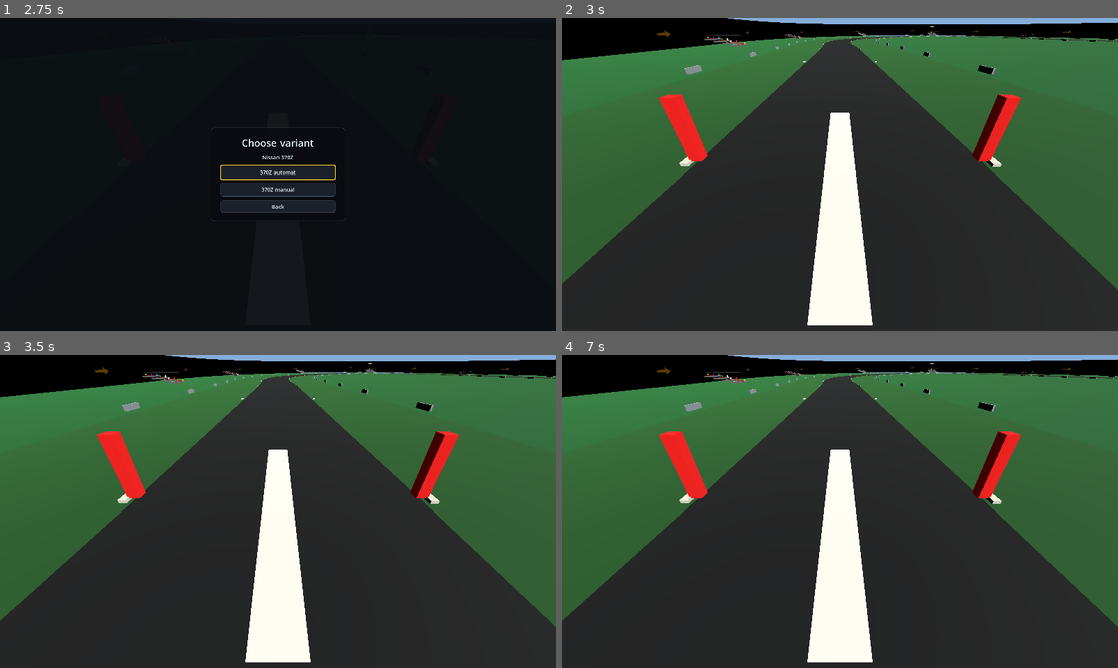
Above: before the commit, frames 1-4 (two rows, left to right).
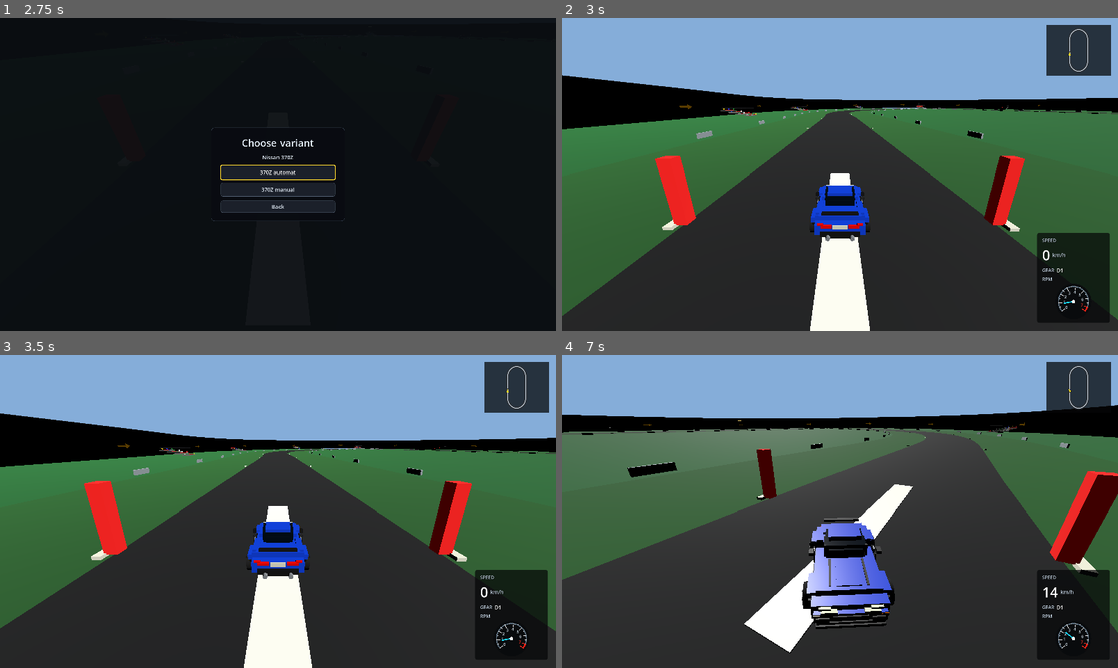
Above: after the commit, the same moments.

Repository: Dziuras98/car-game
Game: Godot game, scene res://scenes/startup.tscn
Same seed, same stepped clock (60 frames per second), same inputs: the game is played once before the commit and once after it.
Inputs:
- Up to frame 1 (2.75 s): click "Free drive" at 0.5 s; click "Prosty owal" at 1.25 s; click "Nissan 370Z" at 2 s
- Up to frame 2 (3 s): click "370Z automat" at 2.75 s
- Up to frame 3 (3.5 s): no input
- Up to frame 4 (7 s): hold Right (steer-right) 3.53-4.28 s; hold C (camera-back) 3.53-4.28 s; hold Down (brake) 4.28-5.03 s; tap T (switch-car) at 4.35, 5.85 s; hold Right (steer-right) 5.03-5.78 s; hold C (camera-back) 5.03-5.78 s; hold Up (accelerate) 5.78-6.53 s; hold Left (steer-left) from 6.53 s (still down); hold C (camera-back) from 6.53 s (still down)

Frame 1 is identical in both runs. In frame 2, 49% of the frame differs, in the area x 0-100%, y 0-100%; in frame 3, 49%; in frame 4, 53%, in the area x 0-100%, y 0-99%.
Error before the commit: Parse Error: Invalid argument for "configure()" function: argument 7 should be "int" but is "RandomNumberGenerator". (res://scripts/game/car_spawner.gd:47)

Commit message:
Inject reproducible opponent session seed

Diff:
--- a/scripts/game/car_spawner.gd
+++ b/scripts/game/car_spawner.gd
@@ -5,6 +5,7 @@
 var opponent_row_spacing: float = 7.0
 
 var _rng: RandomNumberGenerator = RandomNumberGenerator.new()
+var _session_seed: int = 0
 var _factory: CarInstanceFactory
 var _player_spawner: PlayerCarSpawnController
 var _opponent_layout: OpponentSpawnLayout
@@ -15,14 +16,19 @@
 func configure(
 	owner_node: Node3D,
 	car_spawn: Node3D,
-	track: Node3D,
+	track: GeneratedTrack,
 	available_car_variants: Array[CarVariantDefinition],
 	lane_spacing: float,
-	row_spacing: float
+	row_spacing: float,
+	random_seed: int = -1
 ) -> void:
 	opponent_lane_spacing = lane_spacing
 	opponent_row_spacing = row_spacing
-	_rng.randomize()
+	if random_seed >= 0:
+		_rng.seed = random_seed
+	else:
+		_rng.randomize()
+	_session_seed = _rng.seed
 
 	_factory = CarInstanceFactory.new()
 	_factory.configure(available_car_variants, _rng)
@@ -44,12 +50,16 @@
 		_factory,
 		_opponent_layout,
 		_paint_randomizer,
-		_rng
+		_session_seed
 	)
 
 
 func has_available_cars() -> bool:
 	return _factory != null and _factory.has_available_cars()
+
+
+func get_session_seed() -> int:
+	return _session_seed
 
 
 func get_current_car() -> PlayerCarController:
@@ -69,6 +79,13 @@
 		var empty_opponents: Array[PlayerCarController] = []
 		return empty_opponents
 	return _opponent_spawner.get_opponents()
+
+
+func get_ai_drivers() -> Array[AiRaceDriver]:
+	if _opponent_spawner == null:
+		var empty_drivers: Array[AiRaceDriver] = []
+		return empty_drivers
+	return _opponent_spawner.get_ai_drivers()
 
 
 func spawn_player_car(car_index: int, spawn_global_transform: Transform3D, player_input_enabled: bool) -> PlayerCarController:
